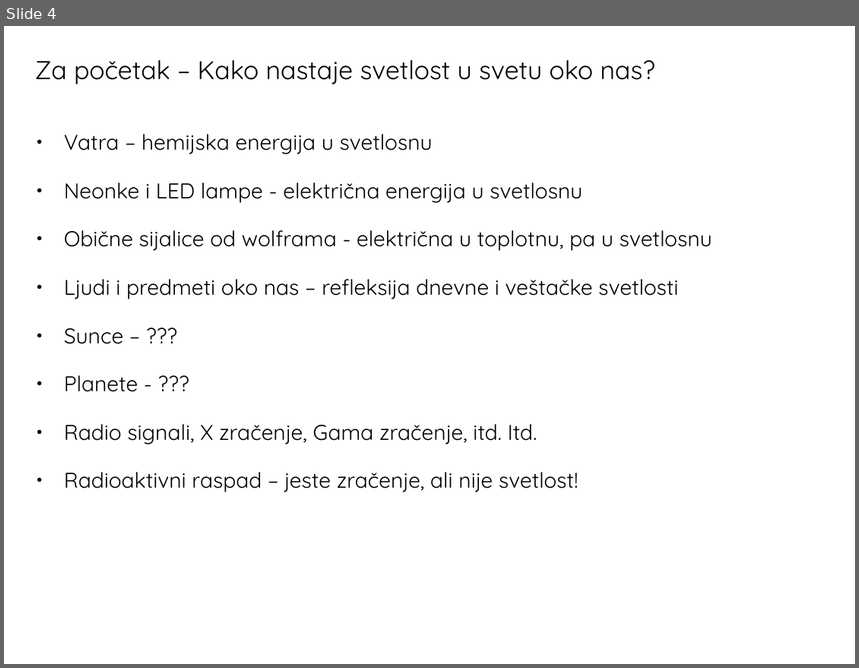
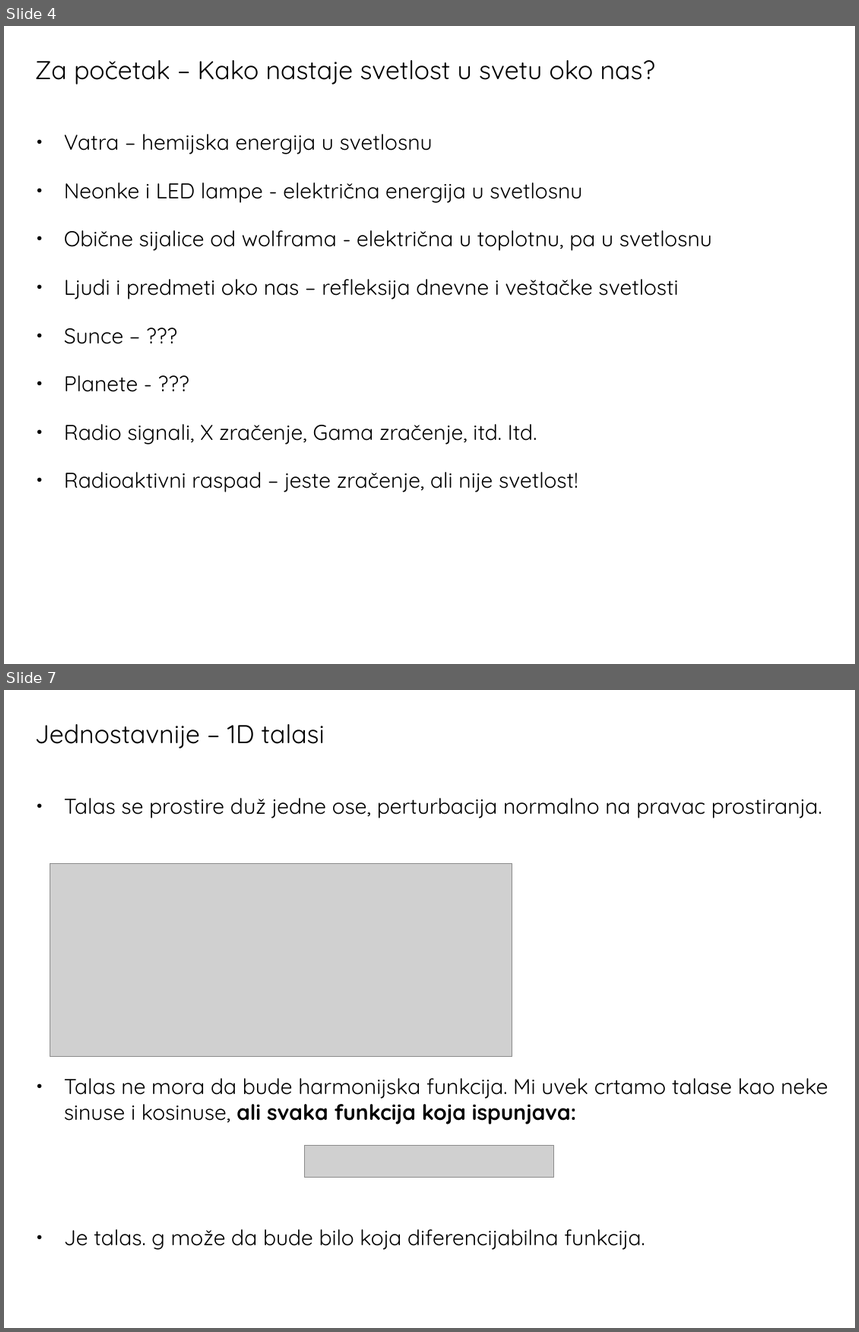
Before and after one commit to ivanzmilic/OPA22, a slide deck: Predavanje_06_EM_zracenje.odp. Shown one above the other, each under a label of ours: slide 4 before the commit, slides 4 and 7 after it; the slides between them are not shown. The pictures are 859x668 and 859x1332 pixels, drawn with LibreOffice and Linux fonts; fonts in the diff are those of the drawing; grey boxes stand for pictures. Boxes give left, top, right and bottom in pixels: in the first picture for what was removed or moved away, otherwise in the second. Text is boxed around its words. In the diff, an @@ line names an element or a change of style, - is before the commit and + after.

```diff
--- a/Predavanje_06_EM_zracenje.odp
+++ b/Predavanje_06_EM_zracenje.odp
@@ slide 7 added at bbox=[4, 690, 855, 1328], background #FFFFFF @@
@@ title added at bbox=[35, 724, 325, 749], 24 pt, text #000000 @@
+Jednostavnije – 1D talasi
@@ text added at bbox=[64, 798, 828, 1250], 20 pt, text #000000 @@
+● Talas se prostire duž jedne ose, perturbacija normalno na pravac prostiranja.
+● Talas ne mora da bude harmonijska funkcija. Mi uvek crtamo talase kao neke sinuse i kosinuse, ali svaka funkcija koja ispunjava:
+● Je talas. g može da bude bilo koja diferencijabilna funkcija.
@@ picture added at bbox=[50, 864, 512, 1057] @@
@@ picture added at bbox=[305, 1146, 555, 1178] @@
```
Also in this commit, not shown: 1 slide changed, 4 other slides added.
